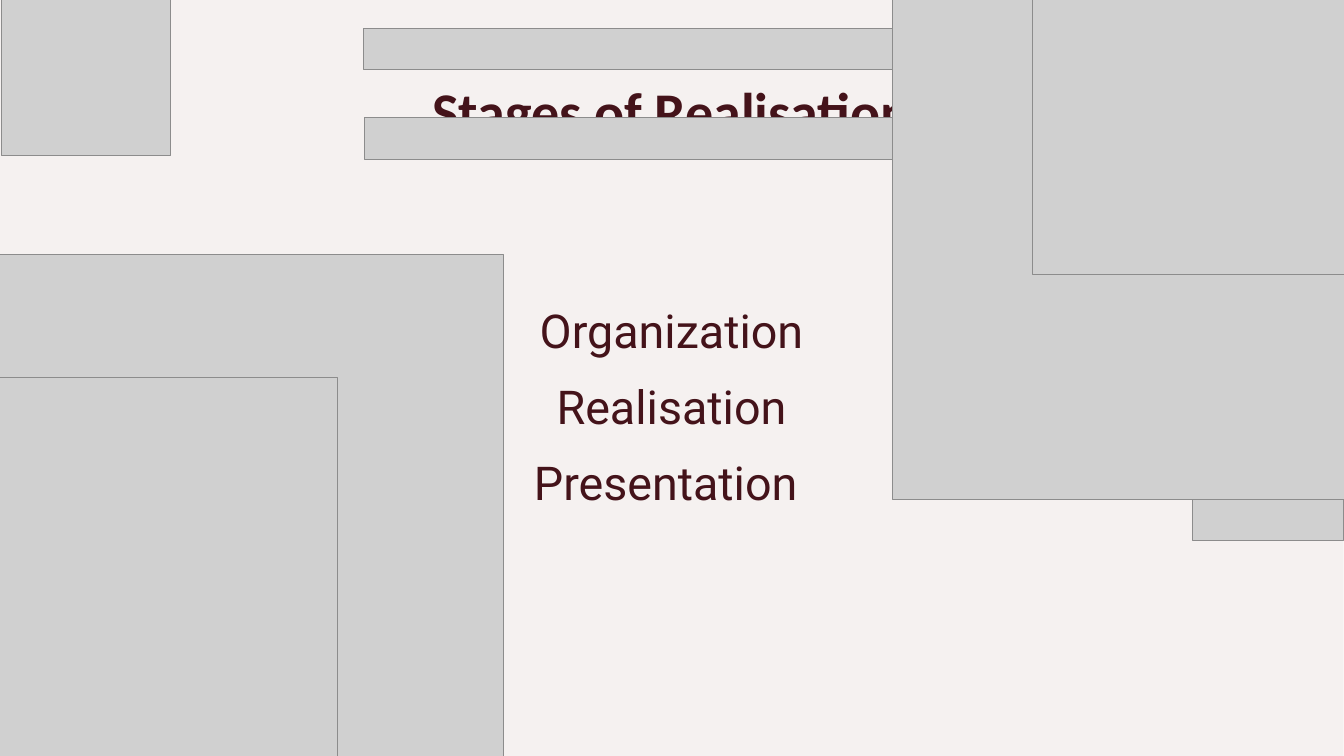
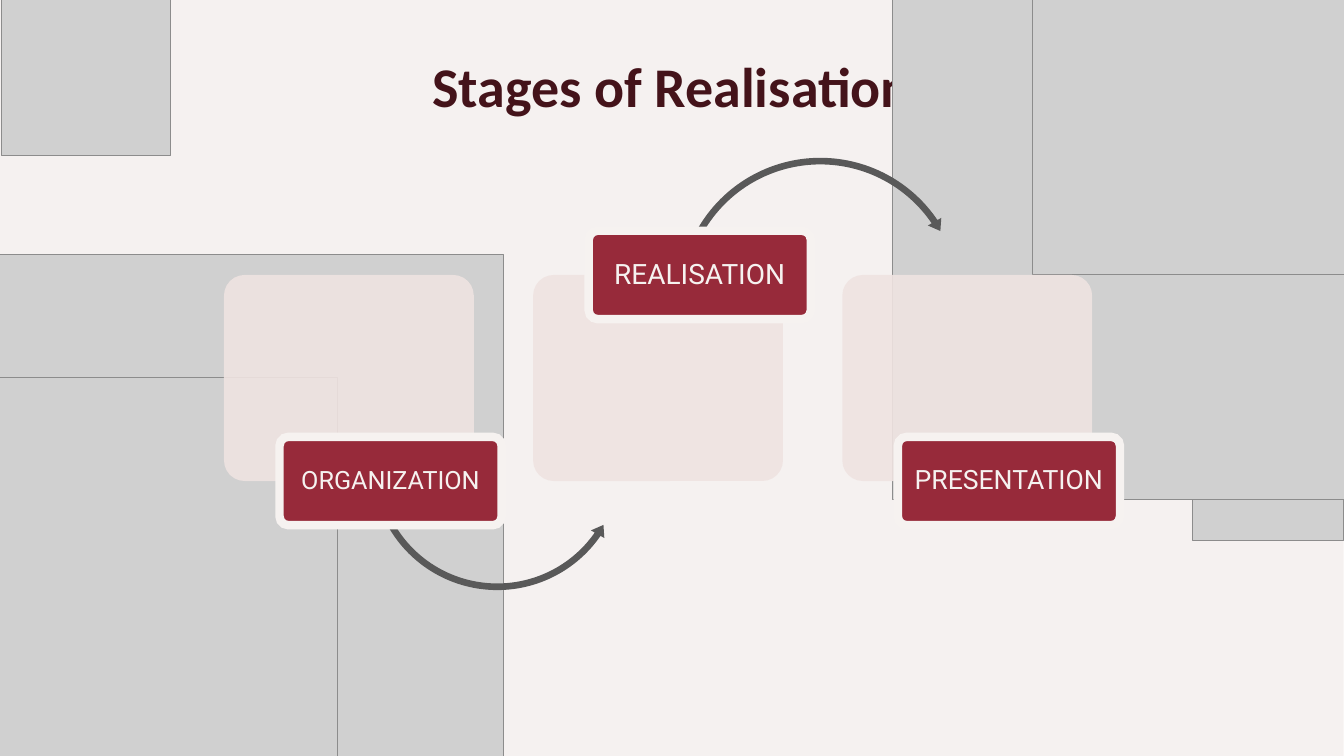
Before and after one commit to PIPetkova19/res-novas, a slide deck: slide 5 of Documents/Presentation.pptx. Drawn at 1344x756 pixels with LibreOffice and Linux fonts; fonts in the diff are those of the drawing; grey boxes stand for pictures; background and template pictures are left out. Boxes give left, top, right and bottom in pixels: in the first picture for what was removed or moved away, otherwise in the second. Text is boxed around its words. In the diff, an @@ line names an element or a change of style, - is before the commit and + after.

```diff
--- a/Documents/Presentation.pptx
+++ b/Documents/Presentation.pptx
@@ picture removed at [364,28,980,70] @@
@@ title "Stages of Realisation": place and size @@
-title "Stages of Realisation" at [432,85,911,145]
+title "Stages of Realisation" at [433,61,911,121]
@@ picture removed at [364,118,980,159] @@
@@ subtitle removed at [534,314,804,501] @@
-Organization
-Realisation
-Presentation
@@ group added at [224,153,1120,595]: 6 rounded rectangles, 3 texts, 1 left circular arrow, 1 circular arrow @@
+ORGANIZATION
+REALISATION
+PRESENTATION
```
Also in this commit, not shown: 7 other slides changed.
